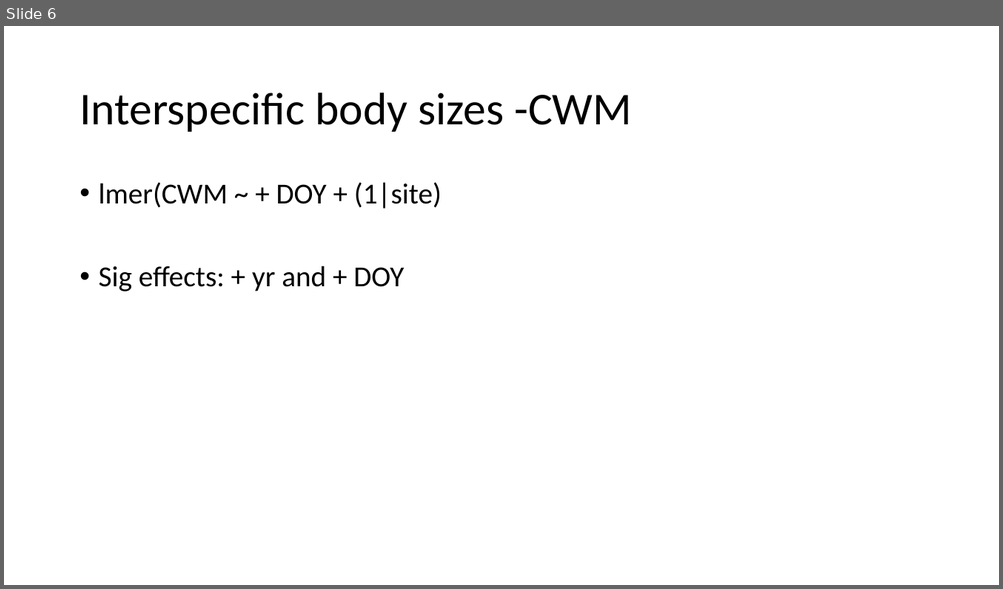
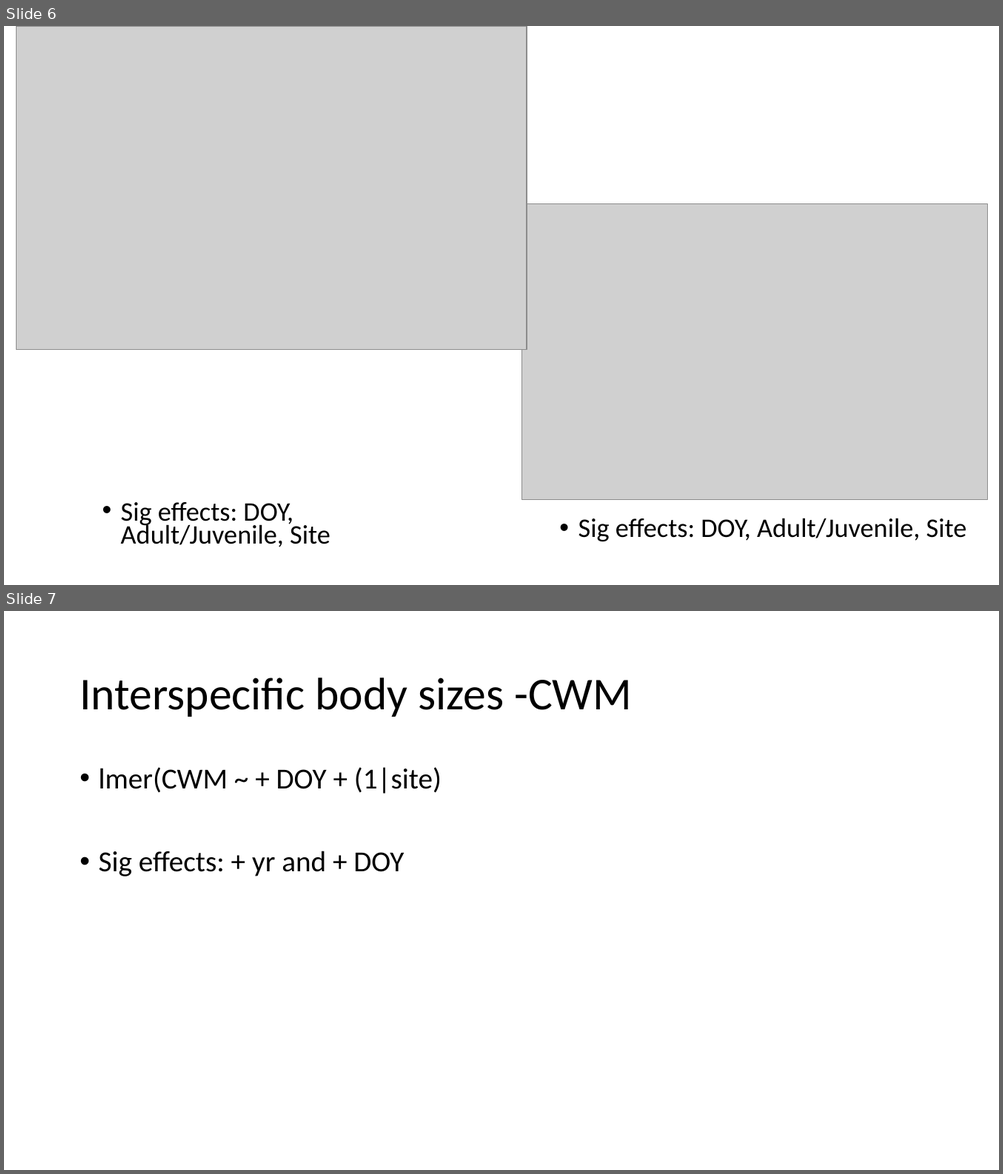
Before and after one commit to Ewelti/BOSCH, a slide deck: RMO body size.pptx. Shown one above the other, each under a label of ours: slide 6 before the commit, slides 6 and 7 after it. The pictures are 1003x589 and 1003x1174 pixels, drawn with LibreOffice and Linux fonts; fonts in the diff are those of the drawing; grey boxes stand for pictures. Boxes give left, top, right and bottom in pixels: in the first picture for what was removed or moved away, otherwise in the second. Text is boxed around its words. In the diff, an @@ line names an element or a change of style, - is before the commit and + after.

```diff
--- a/RMO body size.pptx
+++ b/RMO body size.pptx
@@ slide 6 added at box(4, 26, 999, 585), background #FFFFFF @@
@@ picture added at box(17, 26, 527, 351) @@
@@ picture added at box(522, 204, 987, 500) @@
@@ text added at box(121, 503, 330, 548), 25.9 pt, text #000000 @@
+• Sig effects: DOY, Adult/Juvenile, Site
@@ text added at box(578, 518, 967, 543), 25.9 pt, text #000000 @@
+• Sig effects: DOY, Adult/Juvenile, Site
@@ what was slide 6 is now slide 7 @@
```
Also in this commit, not shown: 1 other file.
